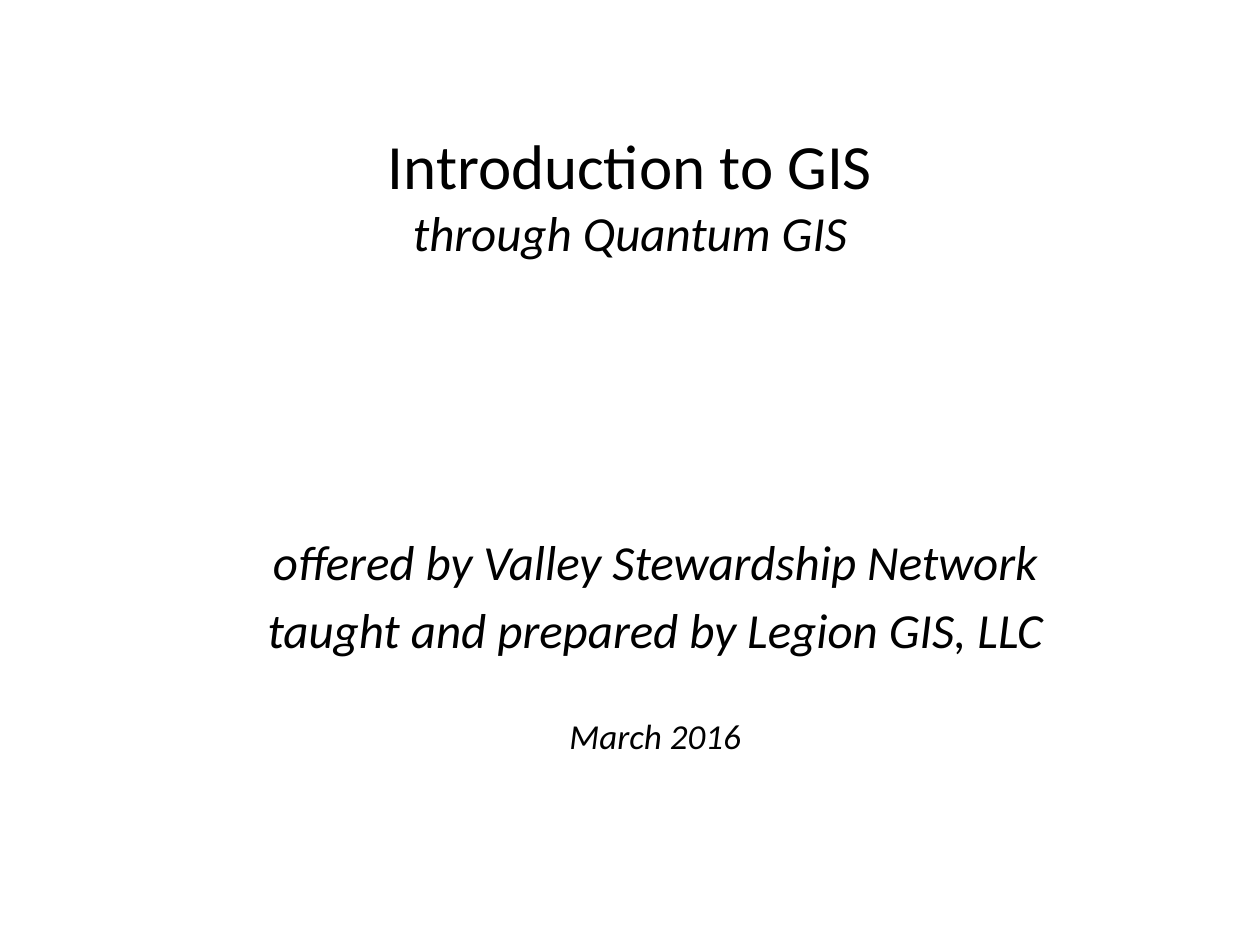
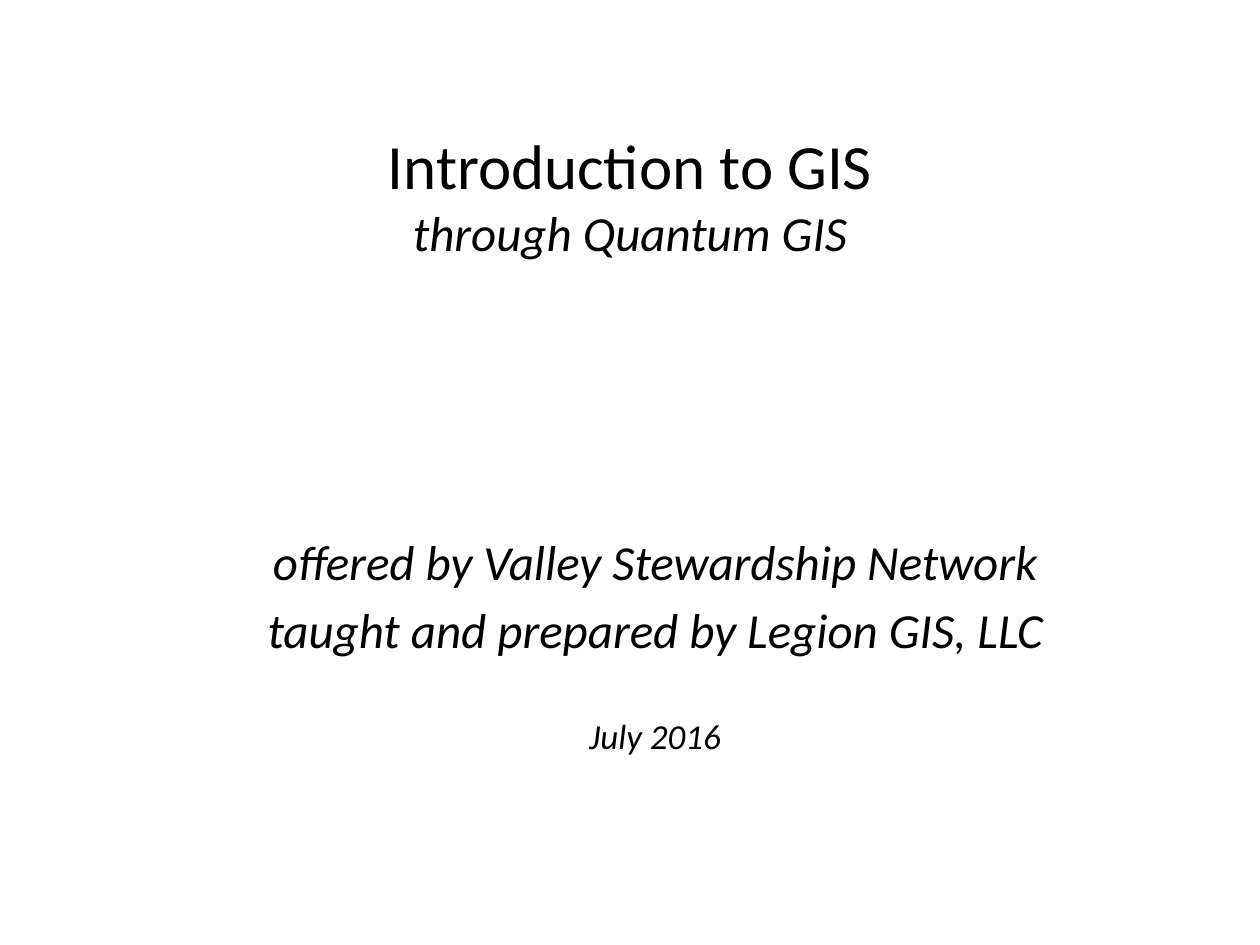
Before and after one commit to mradamcox/qgis-intro, a slide deck: slide 1 of day1/ClassIntroSlides.pptx. Drawn at 1260x945 pixels with LibreOffice and Linux fonts; fonts in the diff are those of the drawing; background and template pictures are left out. Boxes give left, top, right and bottom in pixels: in the first picture for what was removed or moved away, otherwise in the second. Text is boxed around its words. In the diff, an @@ line names an element or a change of style, - is before the commit and + after.

```diff
--- a/day1/ClassIntroSlides.pptx
+++ b/day1/ClassIntroSlides.pptx
@@ text at [589,724,721,755]: text changed @@
-  March 2016
+  July 2016
```
Also in this commit, not shown: 4 other slides changed, 14 other files.
